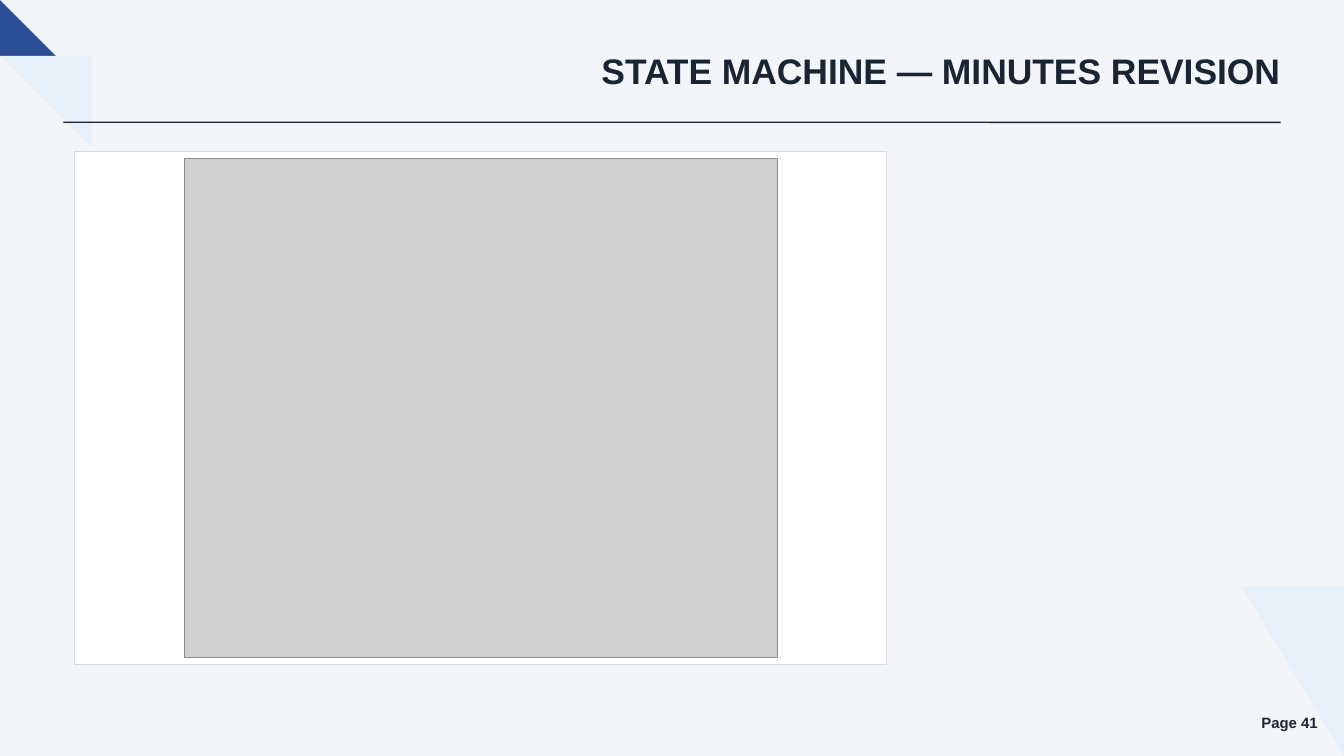
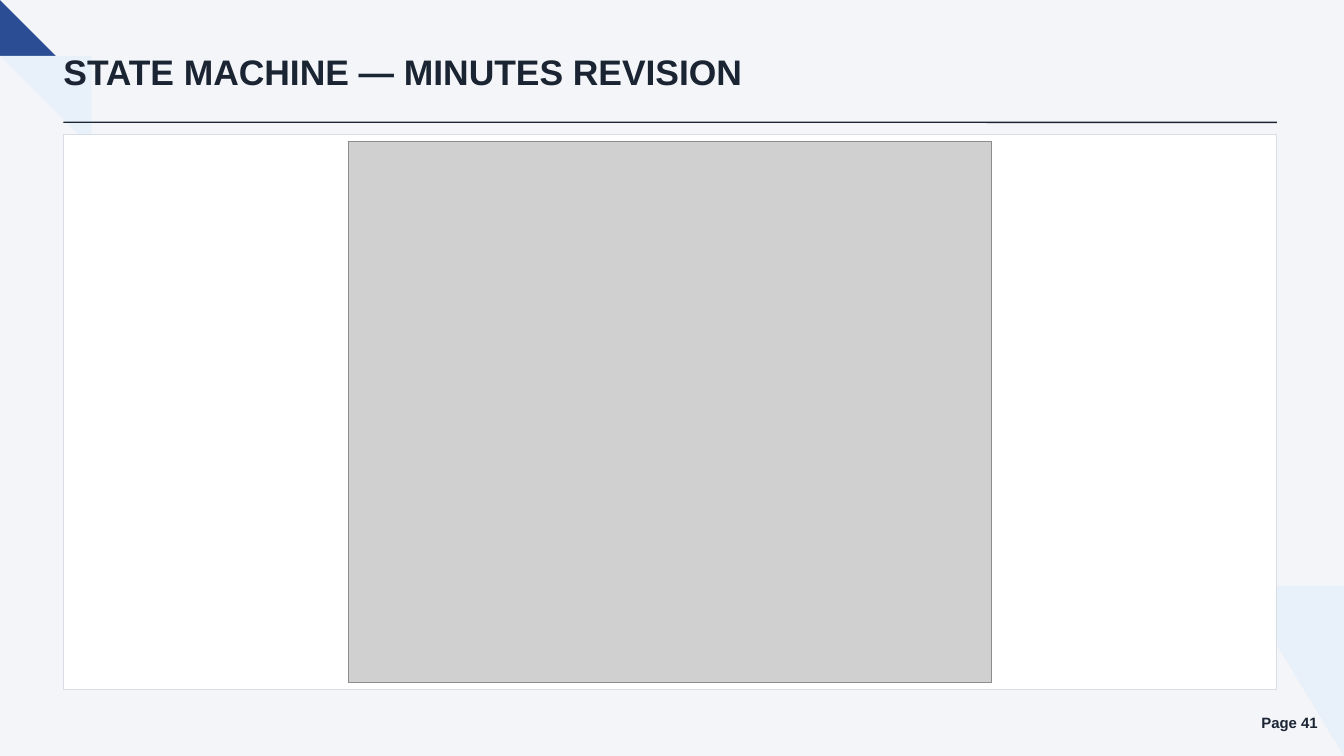
Before and after one commit to callmehai/FU-FA26-G116, a slide deck: slide 41 of docs/08-reports/source/TrustCabinet_Report.pptx. Drawn at 1344x756 pixels with LibreOffice and Linux fonts; fonts in the diff are those of the drawing; grey boxes stand for pictures. Boxes give left, top, right and bottom in pixels: in the first picture for what was removed or moved away, otherwise in the second. Text is boxed around its words. In the diff, an @@ line names an element or a change of style, - is before the commit and + after.

```diff
--- a/docs/08-reports/source/TrustCabinet_Report.pptx
+++ b/docs/08-reports/source/TrustCabinet_Report.pptx
@@ text "STATE MACHINE — MINUTES REVISION" at (63, 60, 742, 86): alignment right to left @@
@@ line moved from (64, 122) - (1280, 122) to (64, 122) - (1277, 122) @@
@@ rectangle: place and size @@
-rectangle at (74, 151, 886, 665)
+rectangle at (64, 134, 1277, 690)
@@ picture: place and size @@
-picture at (185, 159, 778, 657)
+picture at (349, 142, 992, 683)
```
Also in this commit, not shown: 34 other slides changed, 3 slides added, 3 slides removed, 6 other files.
